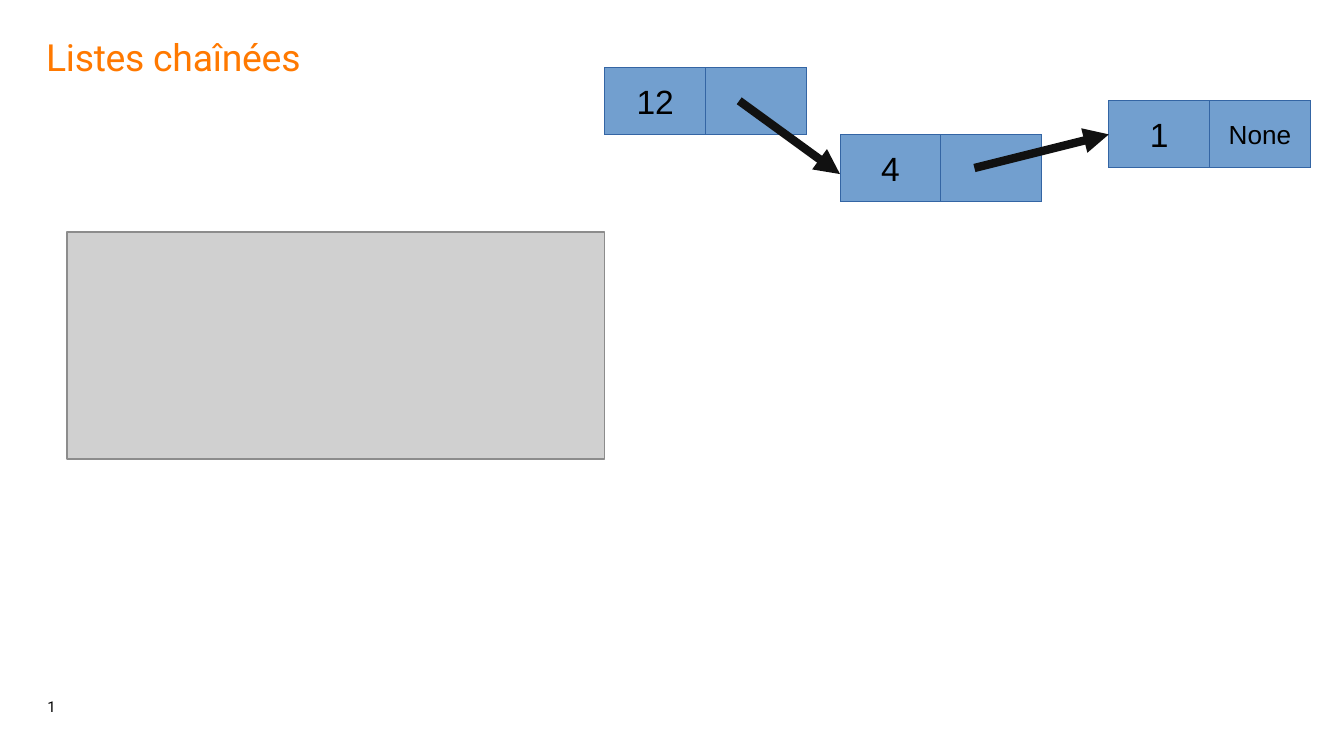
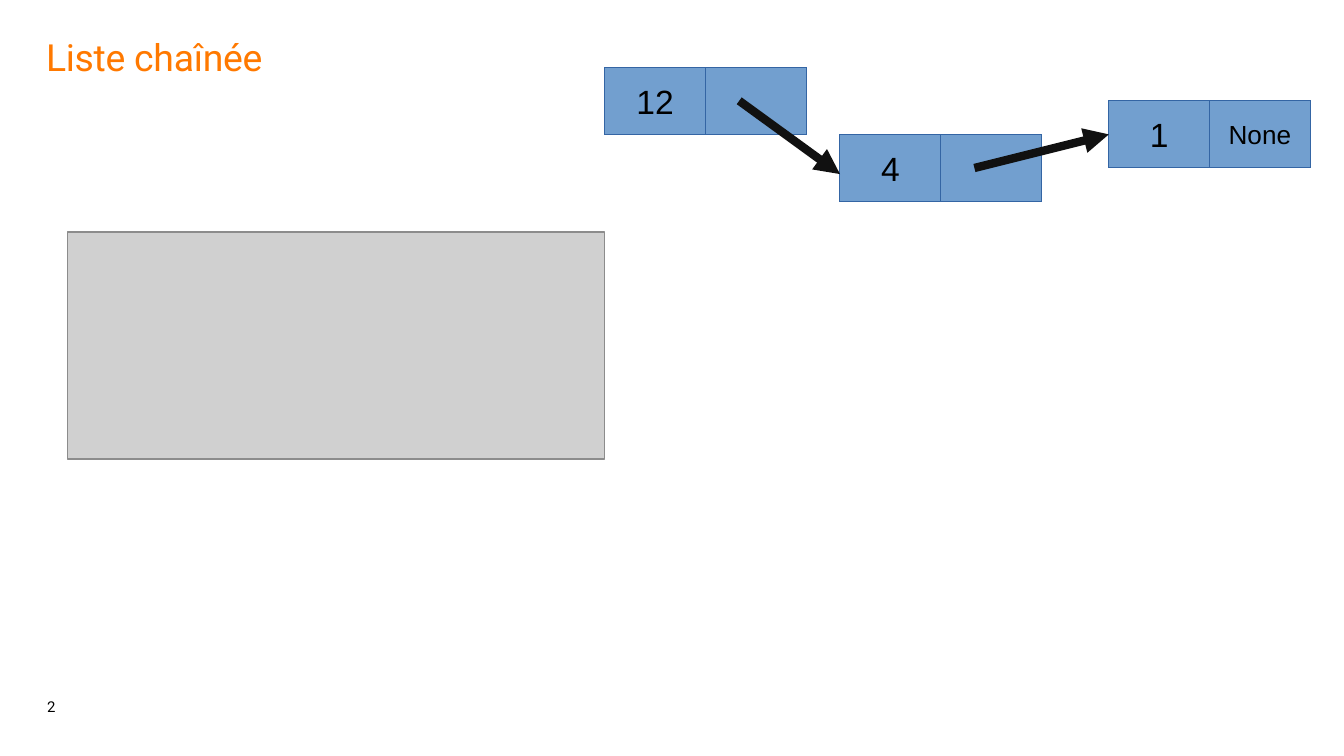
Before and after one commit to gelineau/cours-algo-bsi, a slide deck: slide 2 of 2023-2024/synthèses de cours/structures de données.pptx (slide 1 before the commit). Drawn at 1344x756 pixels with LibreOffice and Linux fonts; fonts in the diff are those of the drawing; grey boxes stand for pictures. Boxes give left, top, right and bottom in pixels: in the first picture for what was removed or moved away, otherwise in the second. Text is boxed around its words. In the diff, an @@ line names an element or a change of style, - is before the commit and + after.

```diff
--- a/2023-2024/synthèses de cours/structures de données.pptx
+++ b/2023-2024/synthèses de cours/structures de données.pptx
@@ text at (46, 43, 262, 72): text changed @@
-Listes chaînées
+Liste chaînée
@@ page number at (47, 701, 55, 712): text changed @@
-1
+2
```
Also in this commit, not shown: 1 other slide changed, 1 slide added, 10 other files.
